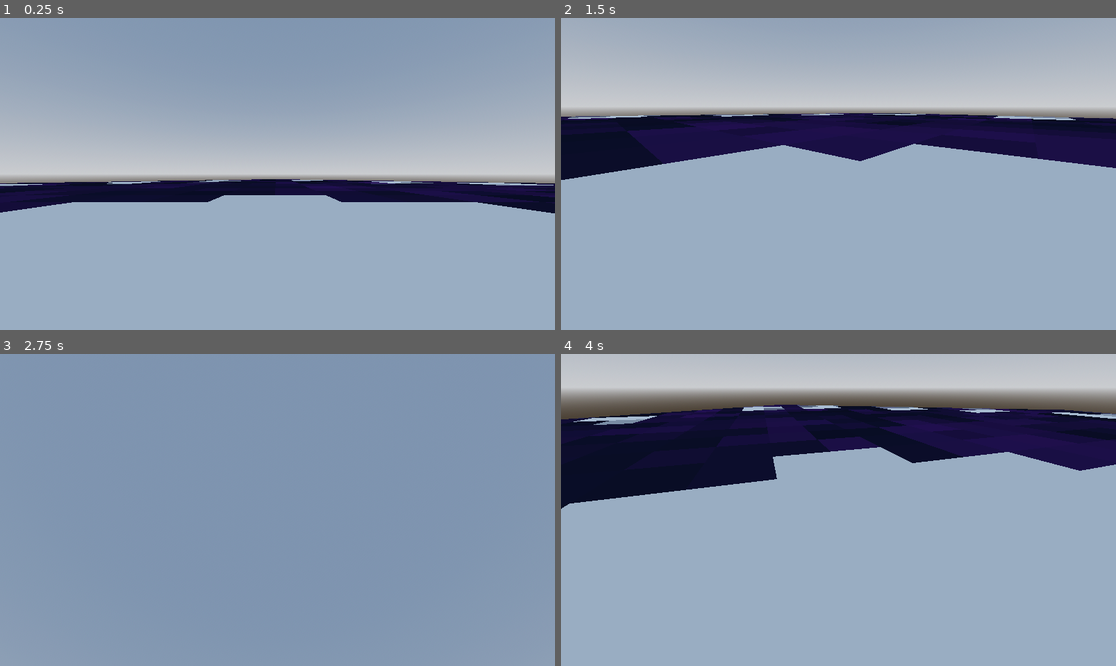
Above: before the commit, frames 1-4 (two rows, left to right).
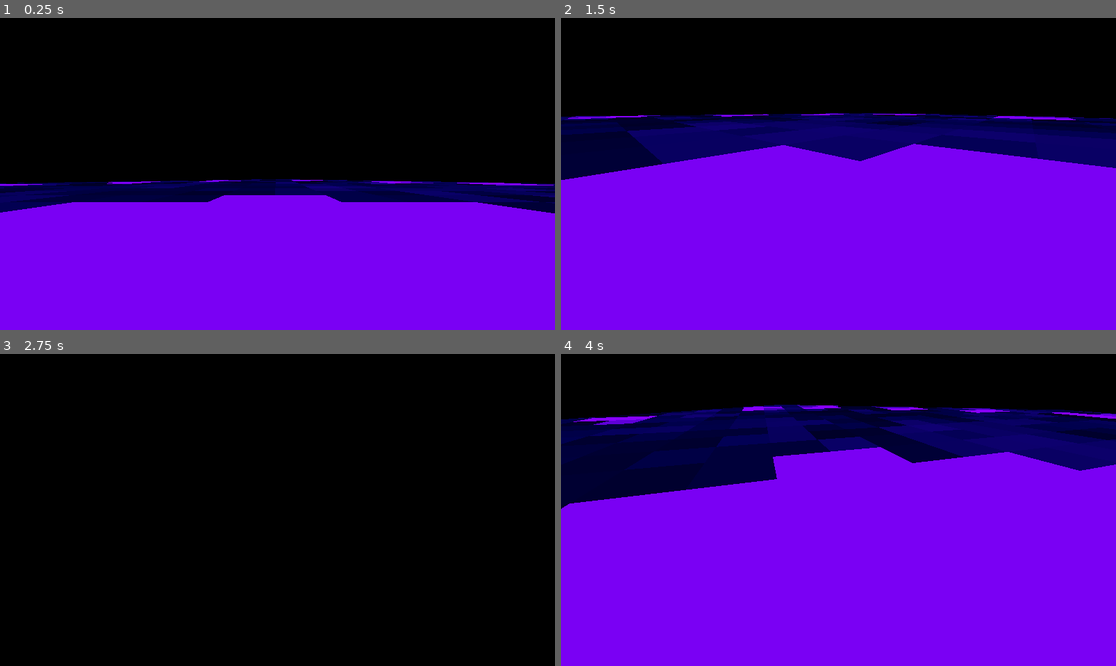
Above: after the commit, the same moments.

Repository: NykolaR/GGJ2026
Game: Godot game, scene res://scenes/debug/debug.tscn
The game is run twice, just before and just after one commit, with the same random seed, the same clock (stepped at 60 frames per second) and the same inputs. Before the commit the project has no main scene; this scene is started directly in both runs.
Inputs (mouse positions are in pixels of both pictures, inside the frame that each line leads up to):
- Up to frame 1 (0.25 s): no input
- Up to frame 2 (1.5 s): tap Enter (ui_accept) at 0.5, 0.77 s; move the mouse to (960, 158) at 0.52 s; hold D (move_right) 0.53-1.28 s; move the mouse to (727, 189) at 1.27 s; hold S (move_down) from 1.28 s (still down)
- Up to frame 3 (2.75 s): tap Enter (ui_accept) at 1.52 s; move the mouse to (333, 441) at 2.02 s; release S (move_down) at 2.03 s; hold D (move_right) from 2.03 s (still down)
- Up to frame 4 (4 s): tap Enter (ui_accept) at 2.75, 3.02, 3.77 s; move the mouse to (810, 572) at 2.77 s; release D (move_right) at 2.78 s; hold W (move_up) 2.78-3.53 s; move the mouse to (1005, 556) at 3.52 s; hold A (move_left) from 3.53 s (still down)

The runs differ from the first frame. In frame 1, 96% of the frame differs, in the area x 0-100%, y 0-100%; in frame 2, 95%; in frame 3, 100%; in frame 4, 87%.

Commit message:
add heart mask

Diff:
--- a/ggj-2026/project.godot
+++ b/ggj-2026/project.godot
@@ -12,6 +12,7 @@
 
 config/name="ggj2026"
 config/tags=PackedStringArray("jam", "team")
+run/main_scene="uid://bqj60x1nsw1w0"
 config/features=PackedStringArray("4.6", "Mobile")
 config/icon="res://icon.svg"
 
--- a/ggj-2026/scenes/debug/debug.tscn
+++ b/ggj-2026/scenes/debug/debug.tscn
@@ -11,8 +11,10 @@
 sky_material = SubResource("ProceduralSkyMaterial_fym4n")
 
 [sub_resource type="Environment" id="Environment_oa6p7"]
-background_mode = 2
+background_mode = 1
 sky = SubResource("Sky_pa0g8")
+ambient_light_source = 2
+ambient_light_color = Color(0.41568628, 0.015686275, 1, 1)
 tonemap_mode = 2
 glow_enabled = true
 
Not shown, added: blends/enemy-mask-heart.blend
